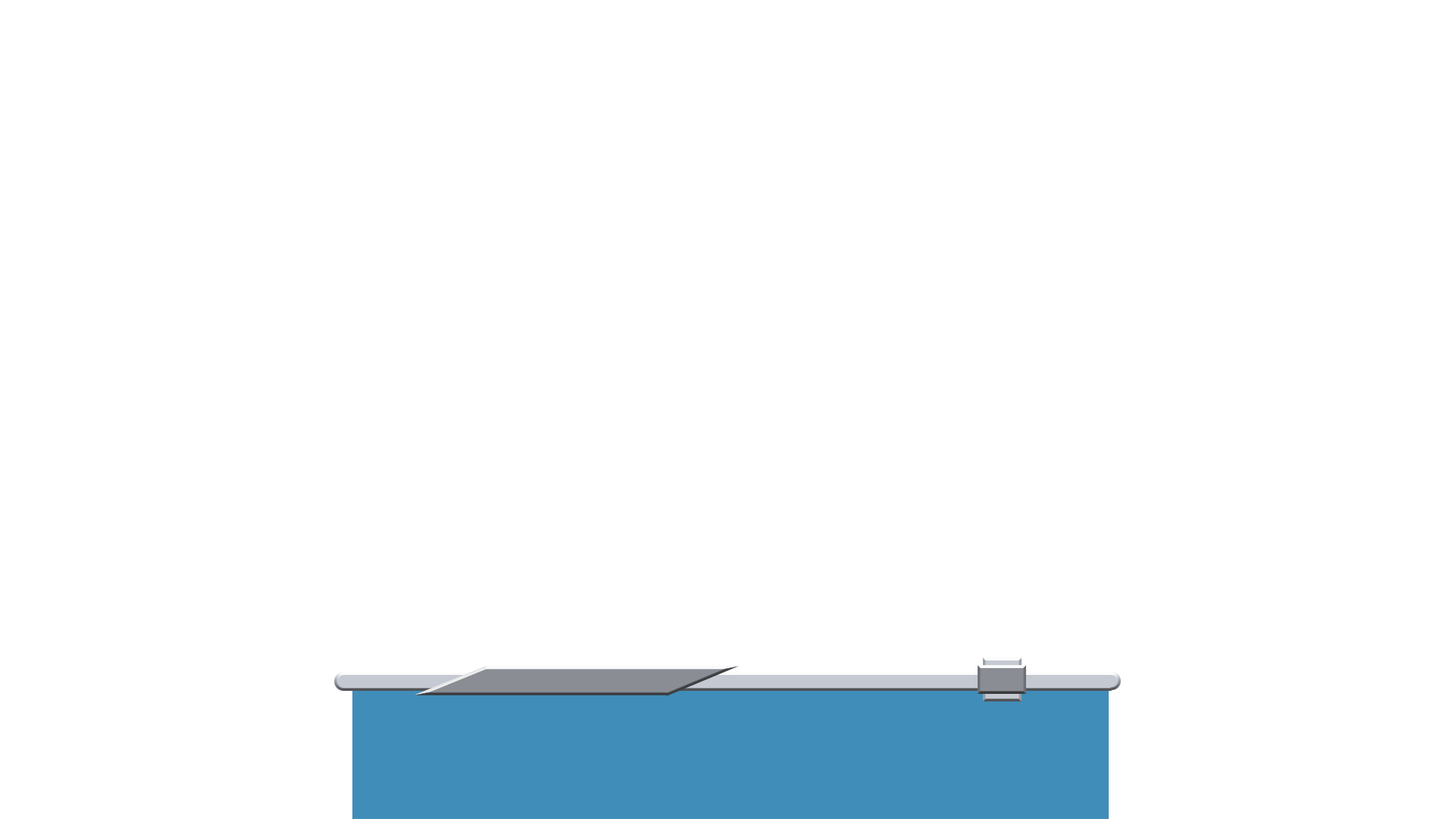
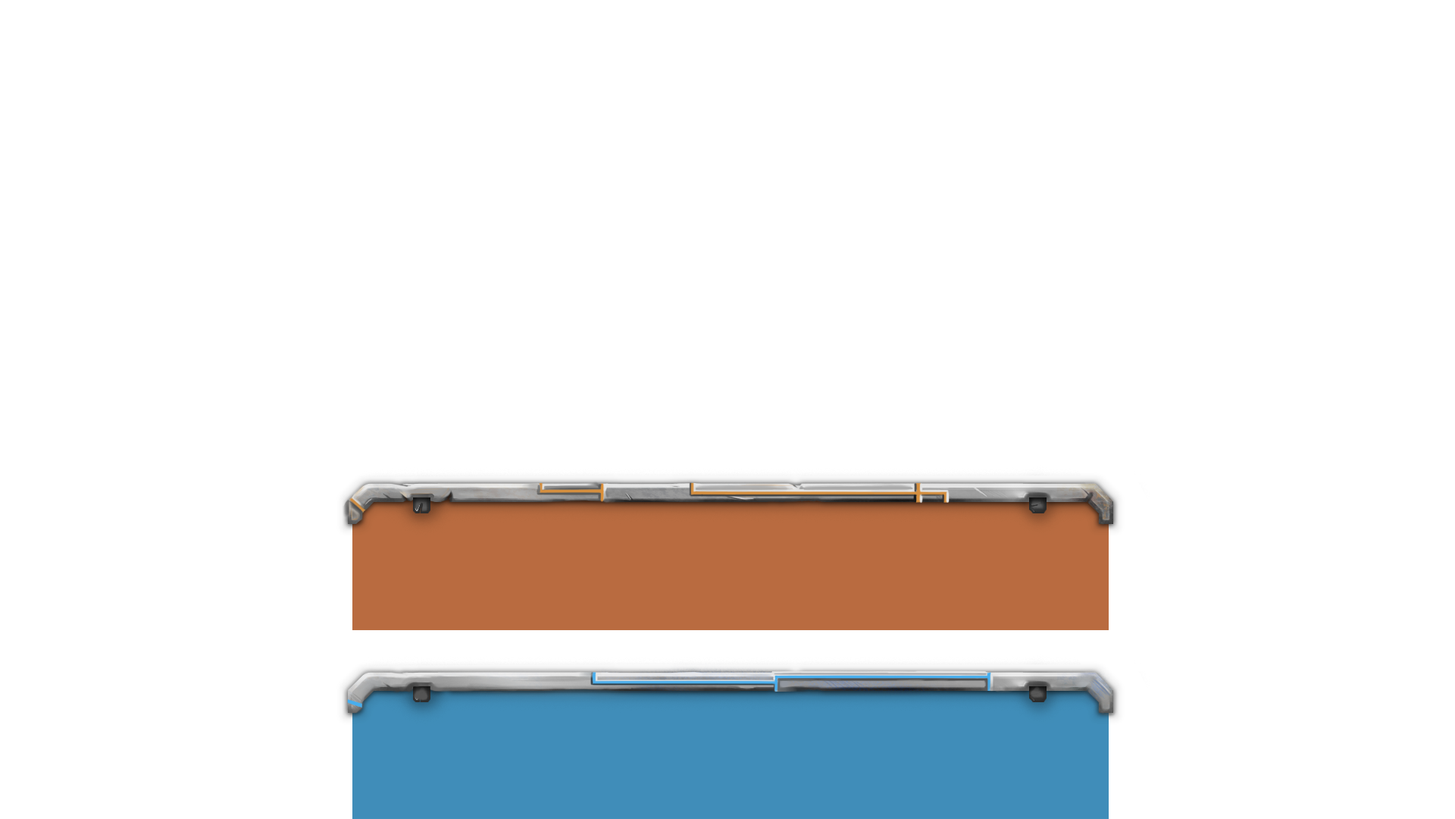
Layered file, before and after one edit (w=1455, h=819). Changes by layer:
removed group "Group 2" (5 layers) over [334, 657, 1122, 724]
removed group "Group 3" (3 layers) from group "Group 2" over [334, 657, 1122, 702]
removed layer "Layer 3" from group "Group 3" over [413, 664, 1027, 696]
removed layer "Layer 4" from group "Group 3" over [334, 657, 1122, 702]
removed layer "Layer 1" (was 75%) from group "Group 2" over [352, 679, 1109, 724]
added group "Chad" with 2 layers above "Ica" over [338, 469, 1124, 630]
added layer "Layer 11" (1st of 2, in "Chad") in group "Chad" over [338, 469, 1124, 538]
added layer "Layer 1 copy" (1st of 2, in "Chad") (75%) in group "Chad" over [352, 490, 1109, 630]
added group "Ica" with 3 layers above "Layer 2" over [336, 657, 1124, 724]
added layer "Layer 12" in group "Ica" over [347, 670, 1015, 708]
added layer "Layer 11" (2nd of 2, in "Ica") in group "Ica" over [336, 657, 1124, 724]
added layer "Layer 1 copy" (2nd of 2, in "Ica") (75%) in group "Ica" over [352, 679, 1109, 724]
